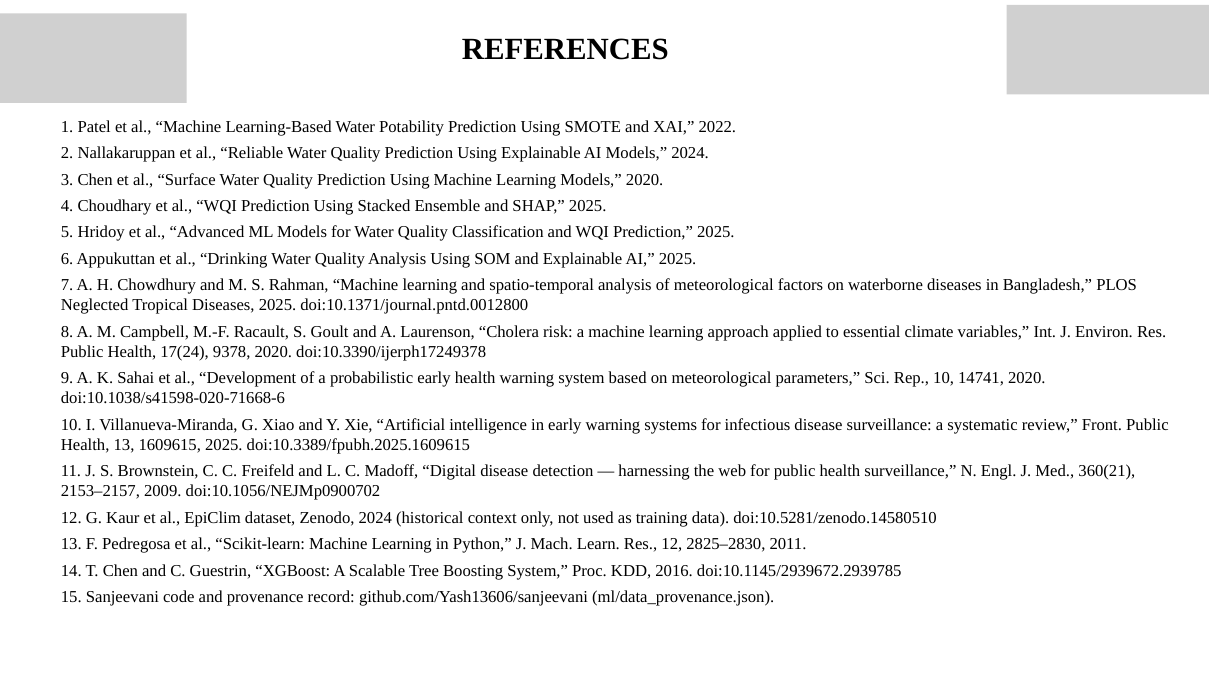
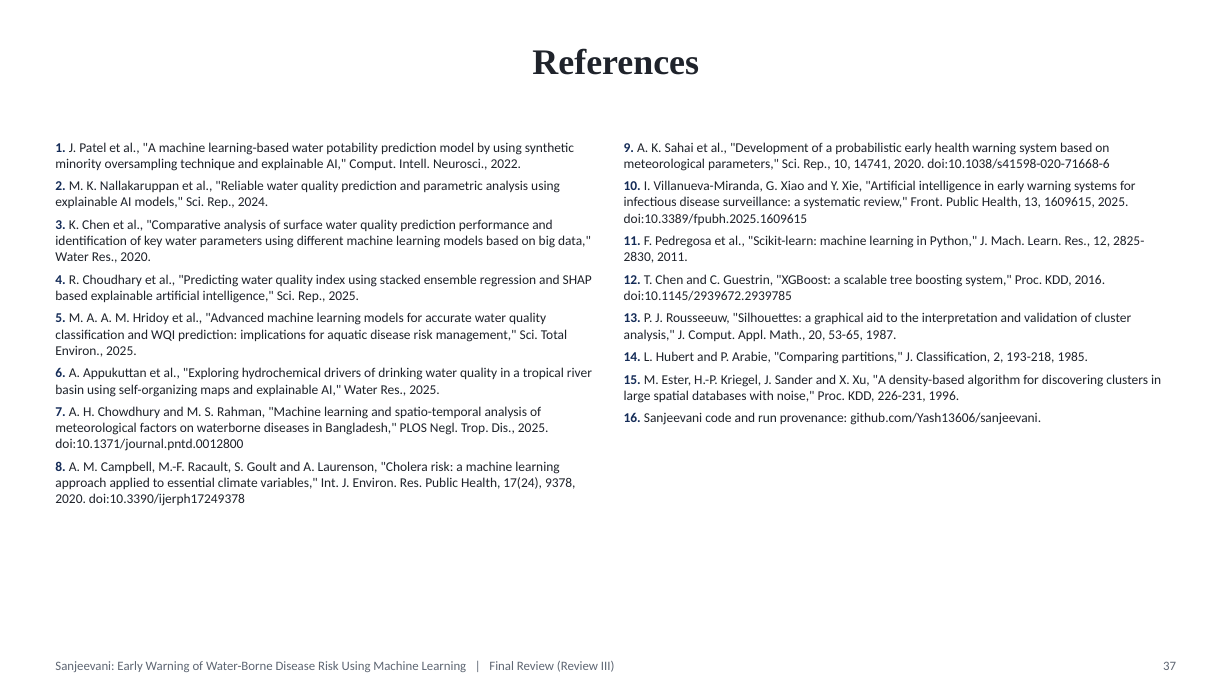
Before and after one commit to Yash13606/sanjeevani, a slide deck: slide 37 of presentation/Sanjeevani_ML_PPT.pptx (slide 25 before the commit). Drawn at 1232x693 pixels with LibreOffice and Linux fonts; fonts in the diff are those of the drawing; grey boxes stand for pictures; background and template pictures are left out. Boxes give left, top, right and bottom in pixels: in the first picture for what was removed or moved away, otherwise in the second. Text is boxed around its words. In the diff, an @@ line names an element or a change of style, - is before the commit and + after.

```diff
--- a/presentation/Sanjeevani_ML_PPT.pptx
+++ b/presentation/Sanjeevani_ML_PPT.pptx
@@ picture removed at <box>0,14,187,104</box> @@
@@ title "References" at <box>532,48,699,75</box>: vertical alignment top to middle @@
@@ picture removed at <box>1007,5,1210,94</box> @@
@@ title at <box>532,48,699,75</box>: text changed; size 24 to 28 pt; text colour #000000 to #1F232B @@
-REFERENCES
+References
@@ text at <box>55,142,592,506</box>: text changed; size 13 to 10.5 pt; font Times New Roman to Calibri; text colour #000000 to #1F232B @@
-1. Patel et al., “Machine Learning-Based Water Potability Prediction Using SMOTE and XAI,” 2022.
-2. Nallakaruppan et al., “Reliable Water Quality Prediction Using Explainable AI Models,” 2024.
-3. Chen et al., “Surface Water Quality Prediction Using Machine Learning Models,” 2020.
-4. Choudhary et al., “WQI Prediction Using Stacked Ensemble and SHAP,” 2025.
-5. Hridoy et al., “Advanced ML Models for Water Quality Classification and WQI Prediction,” 2025.
-6. Appukuttan et al., “Drinking Water Quality Analysis Using SOM and Explainable AI,” 2025.
-7. A. H. Chowdhury and M. S. Rahman, “Machine learning and spatio-temporal analysis of meteorological factors on waterborne diseases in Bangladesh,” PLOS Neglected Tropical Diseases, 2025. doi:10.1371/journal.pntd.0012800
-8. A. M. Campbell, M.-F. Racault, S. Goult and A. Laurenson, “Cholera risk: a machine learning approach applied to essential climate variables,” Int. J. Environ. Res. Public Health, 17(24), 9378, 2020. doi:10.3390/ijerph17249378
-9. A. K. Sahai et al., “Development of a probabilistic early health warning system based on meteorological parameters,” Sci. Rep., 10, 14741, 2020. doi:10.1038/s41598-020-71668-6
-10. I. Villanueva-Miranda, G. Xiao and Y. Xie, “Artificial intelligence in early warning systems for infectious disease surveillance: a systematic review,” Front. Public Health, 13, 1609615, 2025. doi:10.3389/fpubh.2025.1609615
-11. J. S. Brownstein, C. C. Freifeld and L. C. Madoff, “Digital disease detection — harnessing the web for public health surveillance,” N. Engl. J. Med., 360(21), 2153–2157, 2009. doi:10.1056/NEJMp0900702
-12. G. Kaur et al., EpiClim dataset, Zenodo, 2024 (historical context only, not used as training data). doi:10.5281/zenodo.14580510
-13. F. Pedregosa et al., “Scikit-learn: Machine Learning in Python,” J. Mach. Learn. Res., 12, 2825–2830, 2011.
-14. T. Chen and C. Guestrin, “XGBoost: A Scalable Tree Boosting System,” Proc. KDD, 2016. doi:10.1145/2939672.2939785
-15. Sanjeevani code and provenance record: github.com/Yash13606/sanjeevani (ml/data_provenance.json).
+1. J. Patel et al., "A machine learning-based water potability prediction model by using synthetic minority oversampling technique and explainable AI," Comput. Intell. Neurosci., 2022.
+2. M. K. Nallakaruppan et al., "Reliable water quality prediction and parametric analysis using explainable AI models," Sci. Rep., 2024.
+3. K. Chen et al., "Comparative analysis of surface water quality prediction performance and identification of key water parameters using different machine learning models based on big data," Water Res., 2020.
+4. R. Choudhary et al., "Predicting water quality index using stacked ensemble regression and SHAP based explainable artificial intelligence," Sci. Rep., 2025.
+5. M. A. A. M. Hridoy et al., "Advanced machine learning models for accurate water quality classification and WQI prediction: implications for aquatic disease risk management," Sci. Total Environ., 2025.
+6. A. Appukuttan et al., "Exploring hydrochemical drivers of drinking water quality in a tropical river basin using self-organizing maps and explainable AI," Water Res., 2025.
+7. A. H. Chowdhury and M. S. Rahman, "Machine learning and spatio-temporal analysis of meteorological factors on waterborne diseases in Bangladesh," PLOS Negl. Trop. Dis., 2025. doi:10.1371/journal.pntd.0012800
+8. A. M. Campbell, M.-F. Racault, S. Goult and A. Laurenson, "Cholera risk: a machine learning approach applied to essential climate variables," Int. J. Environ. Res. Public Health, 17(24), 9378, 2020. doi:10.3390/ijerph17249378
@@ text added at <box>624,142,1161,425</box>, 10.5 pt, text #1F232B @@
+9. A. K. Sahai et al., "Development of a probabilistic early health warning system based on meteorological parameters," Sci. Rep., 10, 14741, 2020. doi:10.1038/s41598-020-71668-6
+10. I. Villanueva-Miranda, G. Xiao and Y. Xie, "Artificial intelligence in early warning systems for infectious disease surveillance: a systematic review," Front. Public Health, 13, 1609615, 2025. doi:10.3389/fpubh.2025.1609615
+11. F. Pedregosa et al., "Scikit-learn: machine learning in Python," J. Mach. Learn. Res., 12, 2825-2830, 2011.
+12. T. Chen and C. Guestrin, "XGBoost: a scalable tree boosting system," Proc. KDD, 2016. doi:10.1145/2939672.2939785
+13. P. J. Rousseeuw, "Silhouettes: a graphical aid to the interpretation and validation of cluster analysis," J. Comput. Appl. Math., 20, 53-65, 1987.
+14. L. Hubert and P. Arabie, "Comparing partitions," J. Classification, 2, 193-218, 1985.
+15. M. Ester, H.-P. Kriegel, J. Sander and X. Xu, "A density-based algorithm for discovering clusters in large spatial databases with noise," Proc. KDD, 226-231, 1996.
+16. Sanjeevani code and run provenance: github.com/Yash13606/sanjeevani.
@@ text added at <box>55,661,615,672</box>, 10 pt, text #5E6673 @@
+Sanjeevani: Early Warning of Water-Borne Disease Risk Using Machine Learning | Final Review (Review III)
@@ page number added at <box>1163,661,1176,670</box>, 10 pt, text #5E6673 @@
+37
```
Also in this commit, not shown: 4 other slides changed, 33 slides added, 20 slides removed, 1 other file.
